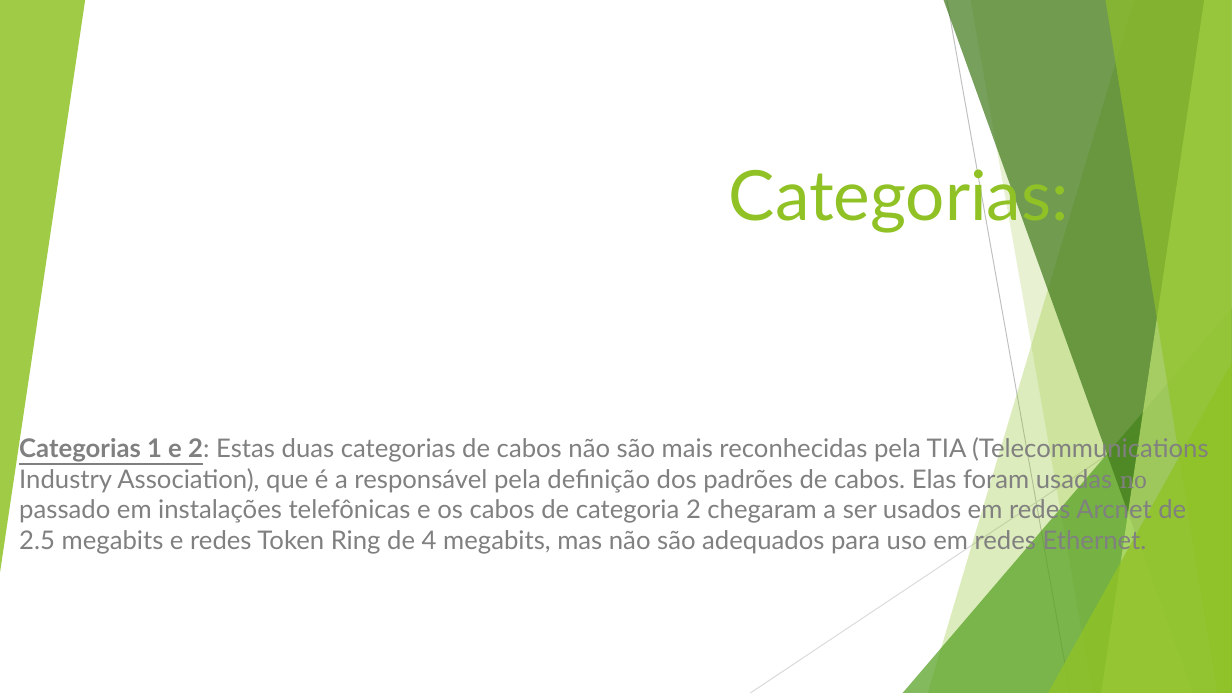
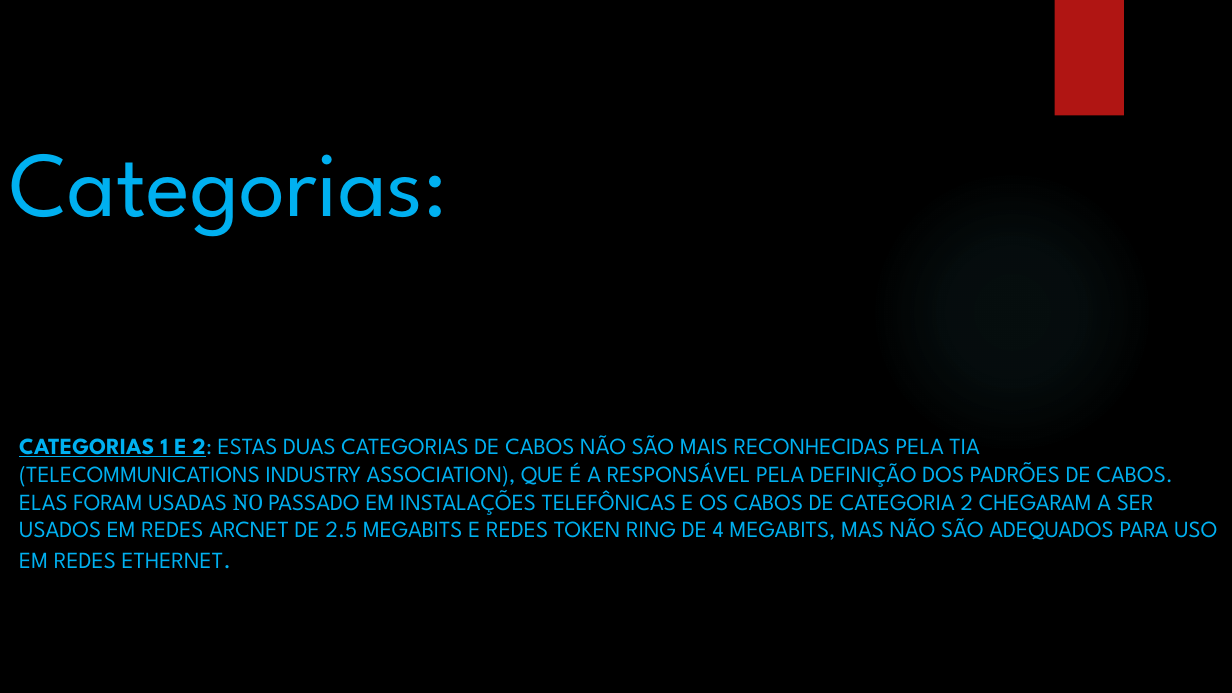
Before and after one commit to luziamartins/luziamartins, a slide deck: slide 2 of 0771-Tipos de Redes-trabalho pratico.pptx. Drawn at 1232x693 pixels with LibreOffice and Linux fonts; fonts in the diff are those of the drawing; background and template pictures are left out. Boxes give left, top, right and bottom in pixels: in the first picture for what was removed or moved away, otherwise in the second. Text is boxed around its words. In the diff, an @@ line names an element or a change of style, - is before the commit and + after.

```diff
--- a/0771-Tipos de Redes-trabalho pratico.pptx
+++ b/0771-Tipos de Redes-trabalho pratico.pptx
@@ background #FFFFFF to picture (left out) @@
@@ title "Categorias:" at <box>9,154,447,237</box>: size 54 to 72 pt, font Lato to League Spartan, text colour #90C226 to #00B0F0; alignment right to left @@
@@ group removed at <box>0,0,1232,693</box>: 5 freeform shapes, 3 triangles, 2 lines @@
@@ rectangle added at <box>1055,0,1124,116</box>, fill #B01513 @@
@@ ellipse added at <box>870,169,1154,454</box>, fill gradient #50B9C1 @@
@@ subtitle at <box>19,435,1217,569</box>: text changed; size 20 to 18 pt; font Lato to League Spartan; text colour #808080 to #00B0F0 @@
-Categorias 1 e 2: Estas duas categorias de cabos não são mais reconhecidas pela TIA (Telecommunications Industry Association), que é a responsável pela definição dos padrões de cabos. Elas foram usadas no passado em instalações telefônicas e os cabos de categoria 2 chegaram a ser usados em redes Arcnet de 2.5 megabits e redes Token Ring de 4 megabits, mas não são adequados para uso em redes Ethernet.
+CATEGORIAS 1 E 2: ESTAS DUAS CATEGORIAS DE CABOS NÃO SÃO MAIS RECONHECIDAS PELA TIA (TELECOMMUNICATIONS INDUSTRY ASSOCIATION), QUE É A RESPONSÁVEL PELA DEFINIÇÃO DOS PADRÕES DE CABOS. ELAS FORAM USADAS NO PASSADO EM INSTALAÇÕES TELEFÔNICAS E OS CABOS DE CATEGORIA 2 CHEGARAM A SER USADOS EM REDES ARCNET DE 2.5 MEGABITS E REDES TOKEN RING DE 4 MEGABITS, MAS NÃO SÃO ADEQUADOS PARA USO EM REDES ETHERNET.
```
Also in this commit, not shown: 8 other slides changed, 6 slides added, 15 slides removed.
